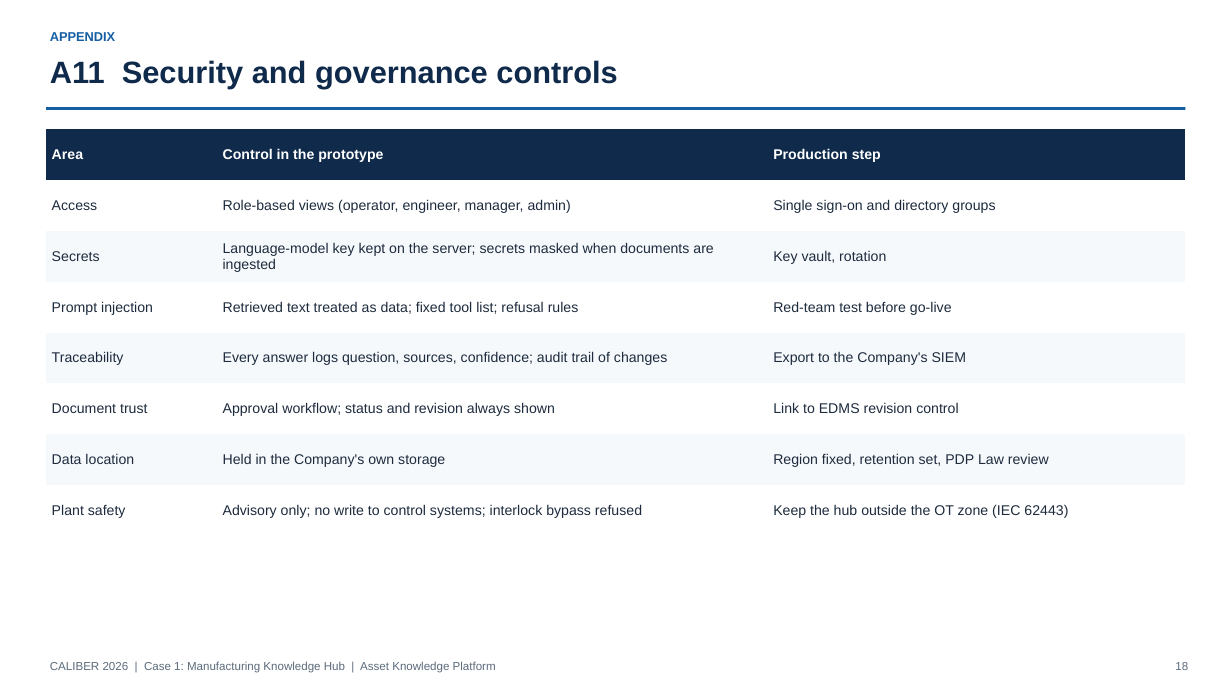
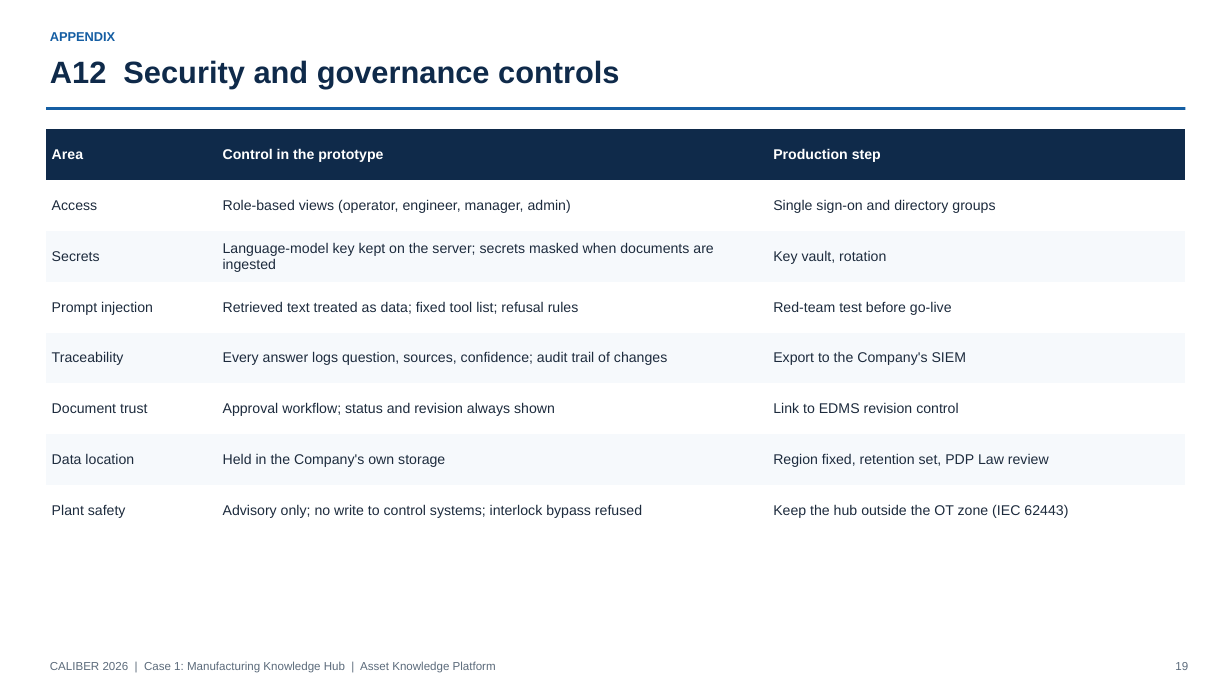
Before and after one commit to teknikchemical-ctrl/caliber2026, a slide deck: slide 19 of deck/CALIBER2026_Asset_Knowledge_Platform_Deck.pptx (slide 18 before the commit). Drawn at 1232x693 pixels with LibreOffice and Linux fonts; fonts in the diff are those of the drawing. Boxes give left, top, right and bottom in pixels: in the first picture for what was removed or moved away, otherwise in the second. Text is boxed around its words. In the diff, an @@ line names an element or a change of style, - is before the commit and + after.

```diff
--- a/deck/CALIBER2026_Asset_Knowledge_Platform_Deck.pptx
+++ b/deck/CALIBER2026_Asset_Knowledge_Platform_Deck.pptx
@@ text at (50,60,619,89): text changed @@
-A11 Security and governance controls
+A12 Security and governance controls
```
Also in this commit, not shown: 5 other slides changed, 1 slide added, 14 other files.
